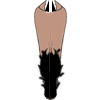
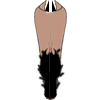
Layered file, before and after one edit (w=100, h=100). Changes by layer:
added layer "Layer 6" above "Layer 5" over [37, 67, 41, 75]
